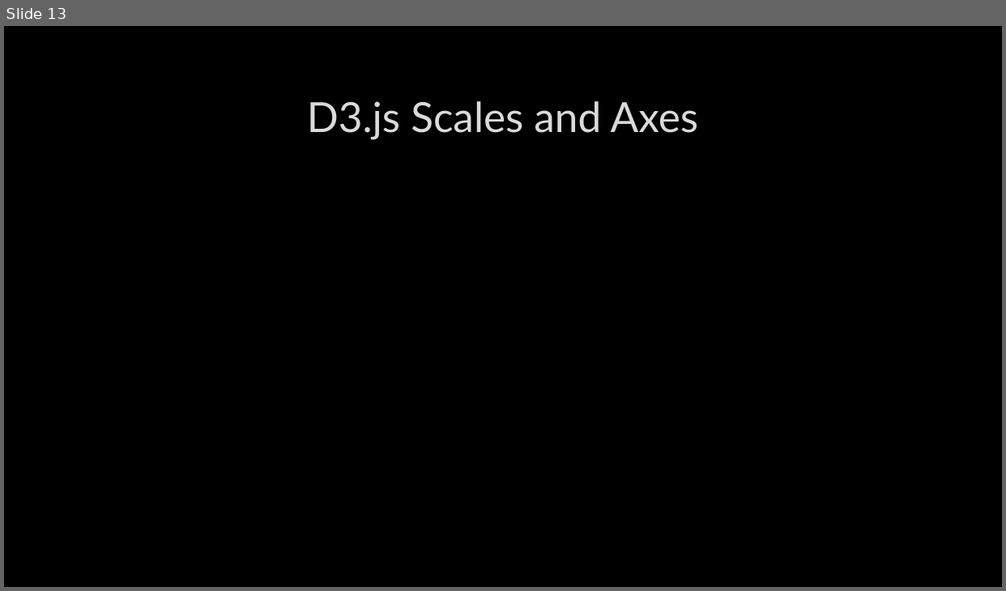
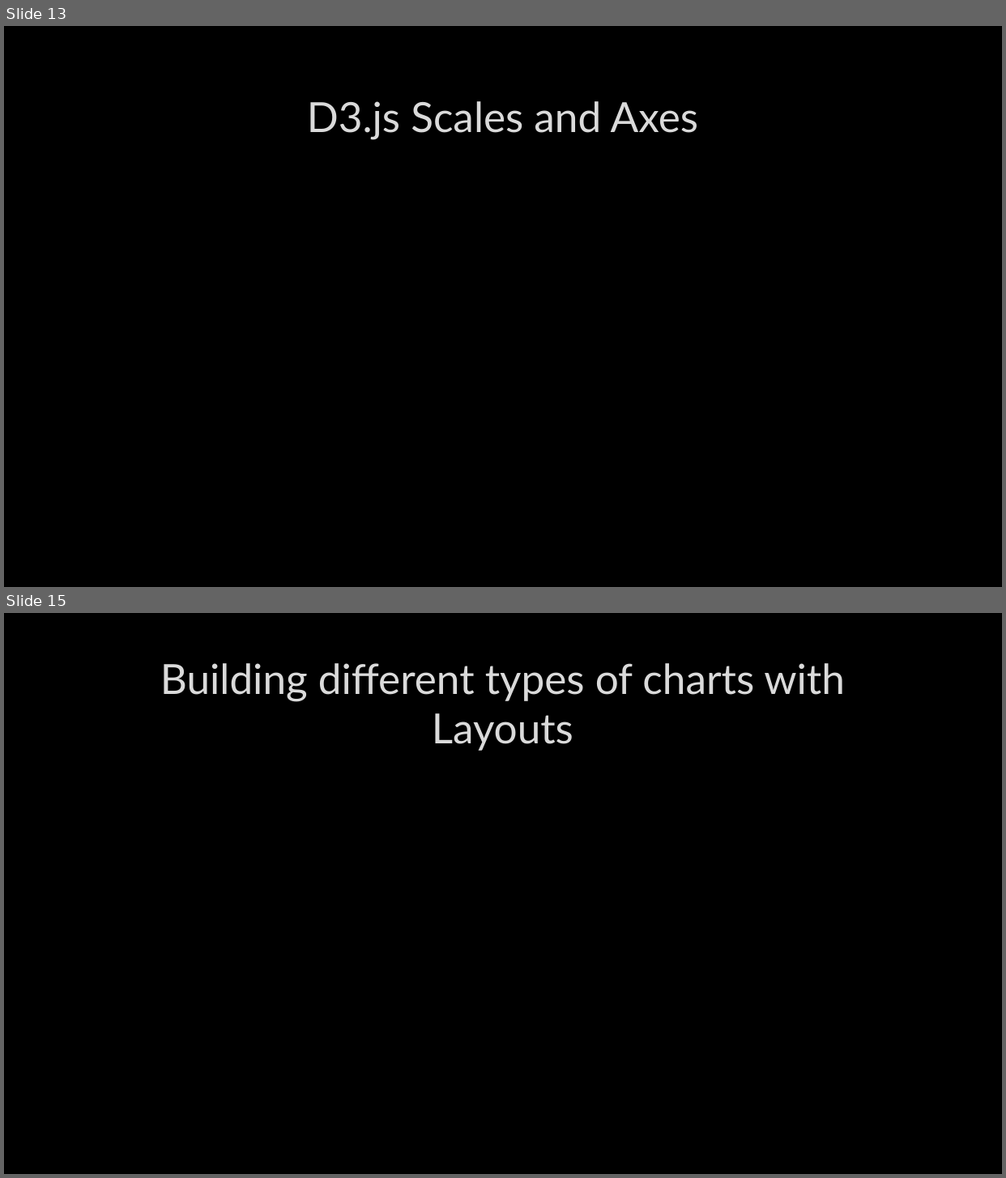
Before and after one commit to DustinEwers/D3-DotNetMVC-Demos, a slide deck: Slides/D3.pptx. Shown one above the other, each under a label of ours: slide 13 before the commit, slides 13 and 15 after it; the slides between them are not shown. The pictures are 1006x591 and 1006x1178 pixels, drawn with LibreOffice and Linux fonts; fonts in the diff are those of the drawing; background and template pictures are left out. Boxes give left, top, right and bottom in pixels: in the first picture for what was removed or moved away, otherwise in the second. Text is boxed around its words. In the diff, an @@ line names an element or a change of style, - is before the commit and + after.

```diff
--- a/Slides/D3.pptx
+++ b/Slides/D3.pptx
@@ slide 15 added at box(4, 613, 1002, 1174), background picture (left out) @@
@@ title added at box(160, 663, 845, 751), 40 pt, text #DADADA @@
+Building different types of charts with Layouts
```
Also in this commit, not shown: 3 other slides added, 1 other file.
